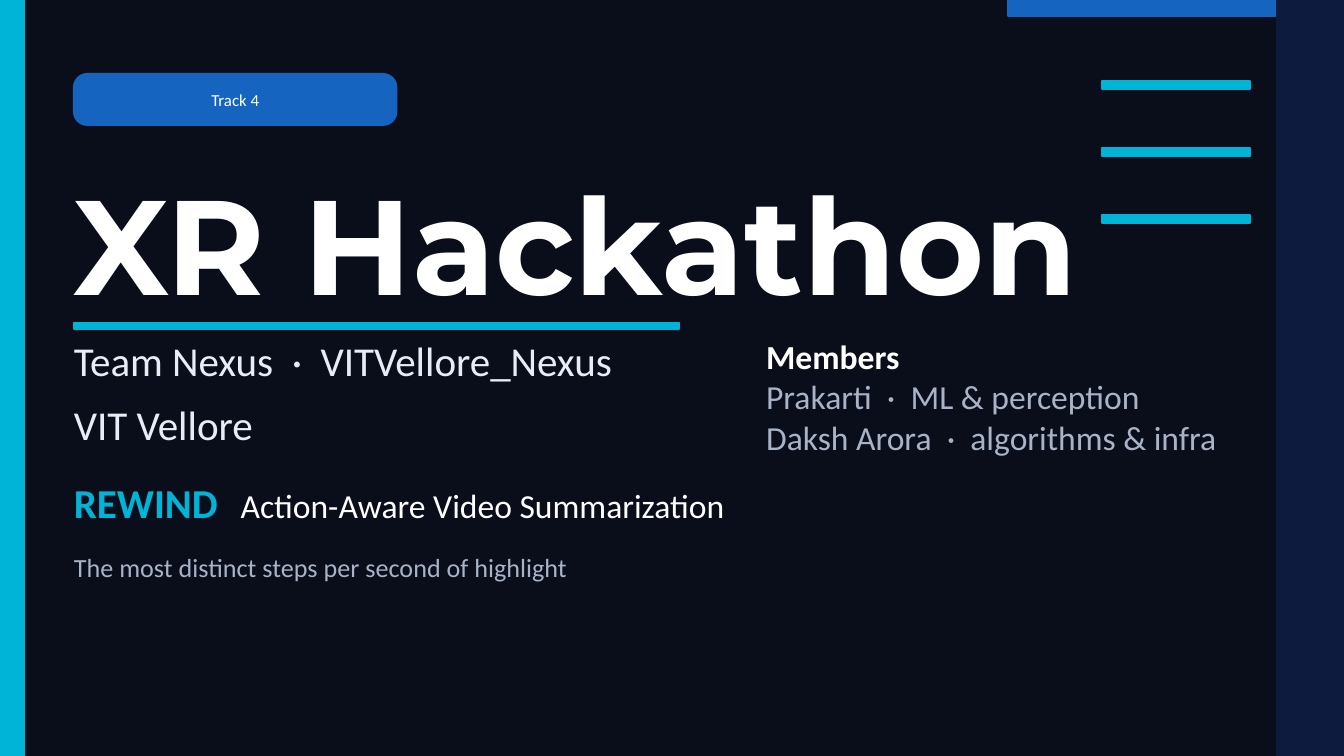
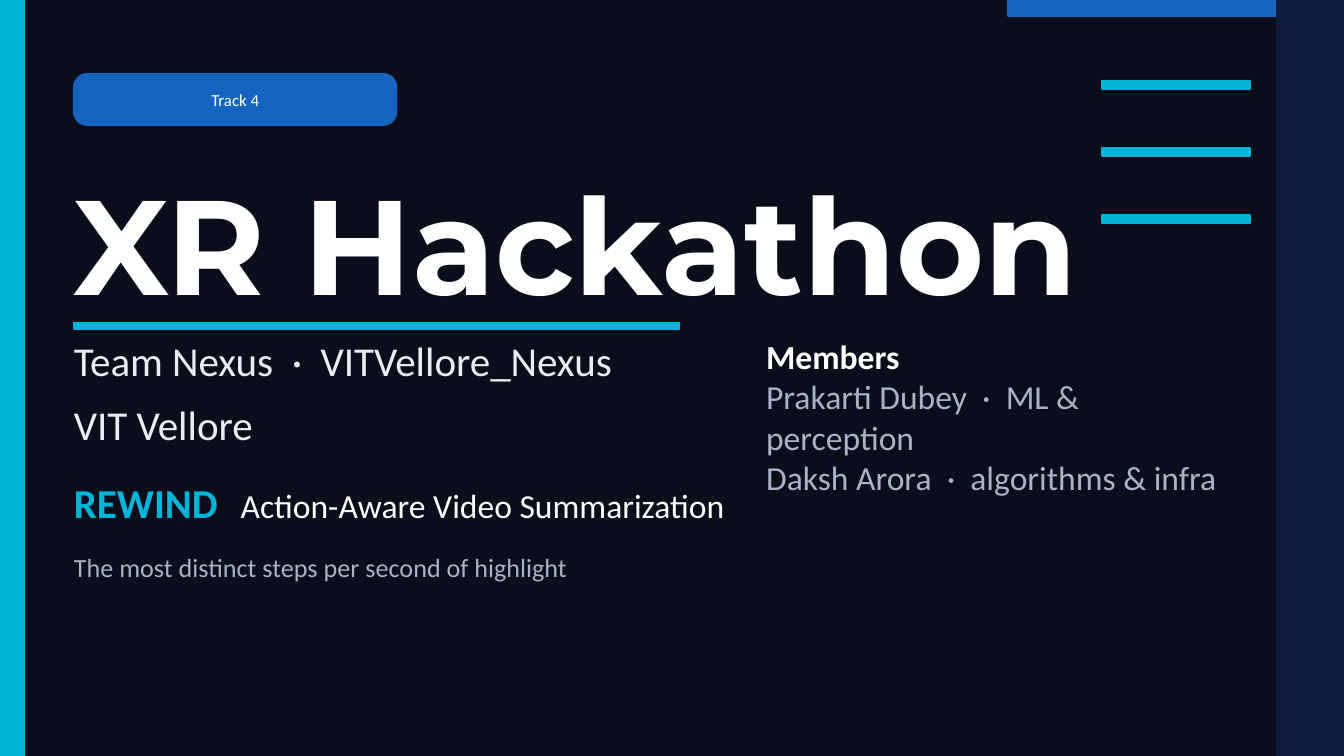
Before and after one commit to prakartii/samsung-xr-hackathon, a slide deck: slide 1 of docs/VITVellore_Nexus.pptx. Drawn at 1344x756 pixels with LibreOffice and Linux fonts; fonts in the diff are those of the drawing. Boxes give left, top, right and bottom in pixels: in the first picture for what was removed or moved away, otherwise in the second. Text is boxed around its words. In the diff, an @@ line names an element or a change of style, - is before the commit and + after.

Commit message:
Deck: full member name (Prakarti Dubey)

```diff
--- a/docs/VITVellore_Nexus.pptx
+++ b/docs/VITVellore_Nexus.pptx
@@ text at (766, 385, 1049, 456): text changed @@
-Prakarti · ML & perception
+Prakarti Dubey · ML & perception
```
Also in this commit, not shown: 2 other files.
